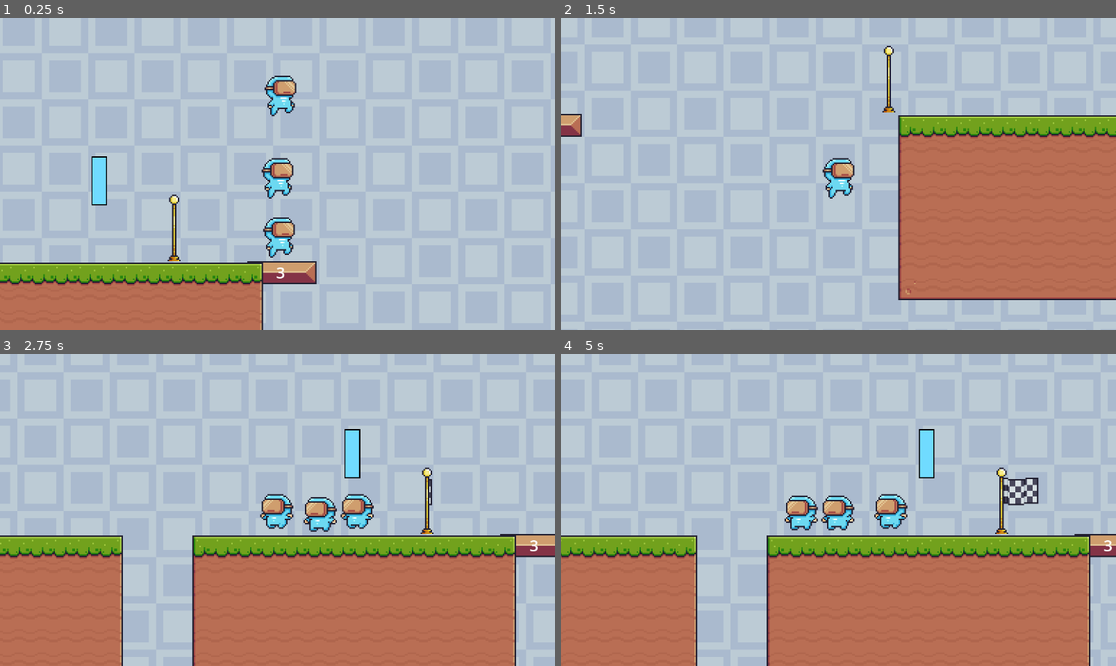
Above: before the commit, frames 1-4 (two rows, left to right).
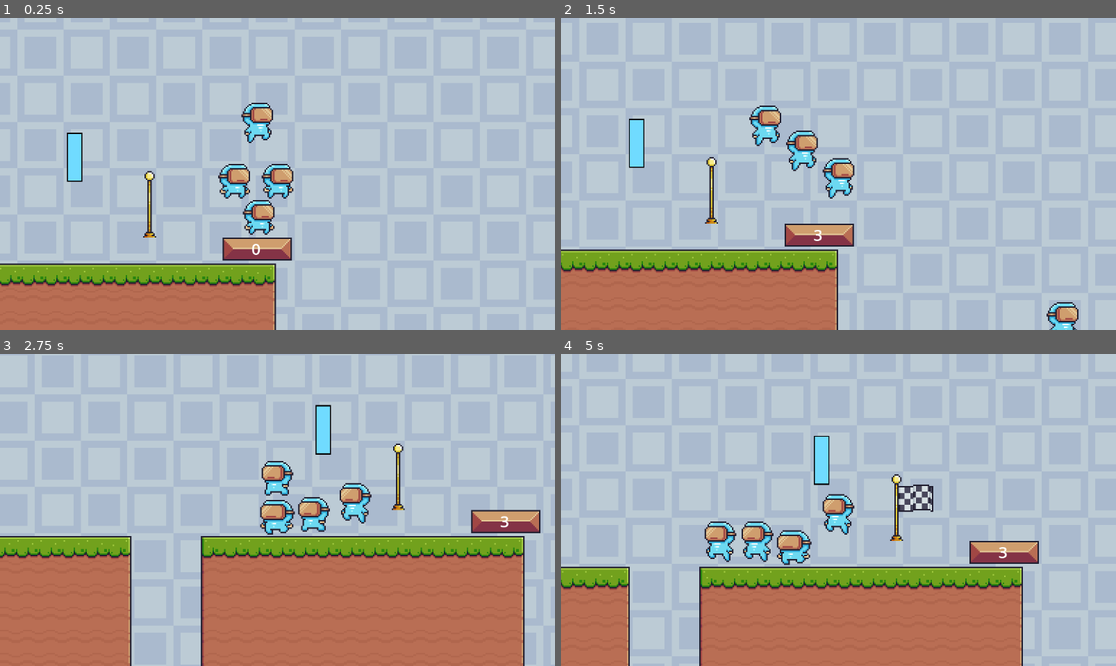
Above: after the commit, the same moments.

Repository: Zarlden/Syncronauts
Game: Godot game, scene res://Level/level_1.tscn
The game is run twice, just before and just after one commit, with the same random seed, the same clock (stepped at 60 frames per second) and the same inputs.
Inputs:
- Up to frame 1 (0.25 s): no input
- Up to frame 2 (1.5 s): hold D (Right) from 0.53 s (still down); tap Space (Jump) at 0.77 s
- Up to frame 3 (2.75 s): tap Space (Jump) at 1.52 s; release D (Right) at 2.03 s; hold A (Left) from 2.03 s (still down)
- Up to frame 4 (5 s): release A (Left) at 2.78 s; hold D (Right) 2.78-4.28 s; tap Space (Jump) at 3.02, 3.77, 4.52 s; hold A (Left) from 4.28 s (still down)

The runs differ from the first frame. In frame 1, 7.9% of the frame differs, in the area x 0-58%, y 18-100%; in frame 2, 40%, in the area x 0-100%, y 8-100%; in frame 3, 9.9%; in frame 4, 29%.

Commit message:
Finally got recursive weight checking working

Diff:
--- a/Level/level_1.tscn
+++ b/Level/level_1.tscn
@@ -459,7 +459,7 @@
 sources/0 = SubResource("TileSetAtlasSource_vhq63")
 
 [node name="Level_1" instance=ExtResource("1_tu8dm")]
-position = Vector2(-38, -2)
+position = Vector2(-64, -19)
 
 [node name="TextureRect" type="TextureRect" parent="." index="0"]
 offset_left = -595.0
@@ -470,7 +470,7 @@
 stretch_mode = 1
 
 [node name="Player" parent="." index="2"]
-position = Vector2(560, -76)
+position = Vector2(577, -50)
 
 [node name="Checkpoint" parent="." index="3" instance=ExtResource("7_o57h3")]
 position = Vector2(489, -3)
@@ -497,9 +497,12 @@
 layer_0/tile_data = PackedInt32Array(131067, 393216, 0, 131068, 458752, 0, 131069, 458752, 0, 131070, 458752, 0, 131071 …(8831 unchanged characters)…
 
 [node name="Player2" parent="." index="10" instance=ExtResource("9_j6sgj")]
-position = Vector2(561, -35)
+position = Vector2(564, -12)
 
 [node name="Player3" parent="." index="11" instance=ExtResource("9_j6sgj")]
-position = Vector2(562, -133)
+position = Vector2(547, -46)
+
+[node name="Player4" parent="." index="12" instance=ExtResource("9_j6sgj")]
+position = Vector2(563, -98)
 
 [editable path="Barrier"]
--- a/Player/PlayerAction.gd
+++ b/Player/PlayerAction.gd
@@ -10,6 +10,8 @@
 
 var player_on_top = false
 var should_check_weights = false
+
+var visited = false
 
 # Get the gravity from the project settings to be synced with RigidBody nodes.
 var gravity = ProjectSettings.get_setting("physics/2d/default_gravity")
@@ -79,6 +81,7 @@
 			return
 		else:
 			weight = new_weight
+	visited = false
 	#for body in $BottomPlayer.get_overlapping_bodies():
 	#	if body is Platform:
 	#		print("Update")
@@ -86,11 +89,15 @@
 
 # Check the above player by calling their update weight function
 func update_weight():
-	for body in $TopPlayer.get_overlapping_bodies():
-		if body is Player and body != self:
-			var top_weight = body.update_weight()
-			return top_weight + 1
-	return 1
+	visited = true
+	if $TopPlayer.has_overlapping_bodies():
+		var top_weight = 0
+		for body in $TopPlayer.get_overlapping_bodies():
+			if body is Player and body != self and not body.visited:
+				top_weight += body.update_weight()
+		return top_weight + 1
+	else:
+		return 1
 
 
 
--- a/Player/player.tscn
+++ b/Player/player.tscn
@@ -6,8 +6,11 @@
 [ext_resource type="Texture2D" uid="uid://bmlmlheg0qrll" path="res://Free/Main Characters/Virtual Guy/Run (32x32).png" id="4_vfwl2"]
 [ext_resource type="PackedScene" uid="uid://wmehyh7qo3ay" path="res://colour_node.tscn" id="5_bn6vg"]
 
-[sub_resource type="RectangleShape2D" id="RectangleShape2D_l34lw"]
-size = Vector2(22, 1.5)
+[sub_resource type="RectangleShape2D" id="RectangleShape2D_3fxoa"]
+size = Vector2(22, 3)
+
+[sub_resource type="RectangleShape2D" id="RectangleShape2D_flcmp"]
+size = Vector2(22, 4)
 
 [sub_resource type="AtlasTexture" id="AtlasTexture_4ve6l"]
 atlas = ExtResource("1_r5xou")
@@ -194,18 +197,19 @@
 [sub_resource type="RectangleShape2D" id="RectangleShape2D_7blhu"]
 size = Vector2(22, 24)
 
-[sub_resource type="RectangleShape2D" id="RectangleShape2D_flcmp"]
-size = Vector2(22, 3)
-
 [node name="Player" type="CharacterBody2D"]
 script = ExtResource("1_gfmy5")
 
+[node name="BottomSeperator" type="CollisionShape2D" parent="."]
+position = Vector2(0, 16.5)
+shape = SubResource("RectangleShape2D_3fxoa")
+
 [node name="BottomPlayer" type="Area2D" parent="."]
-position = Vector2(0, 16)
+position = Vector2(0, 16.25)
 
 [node name="CollisionShape2D" type="CollisionShape2D" parent="BottomPlayer"]
-position = Vector2(0, 1)
-shape = SubResource("RectangleShape2D_l34lw")
+position = Vector2(0, 0.75)
+shape = SubResource("RectangleShape2D_flcmp")
 
 [node name="AnimatedSprite2D" type="AnimatedSprite2D" parent="."]
 position = Vector2(0, 1)
@@ -228,9 +232,5 @@
 position = Vector2(0, -7)
 shape = SubResource("RectangleShape2D_flcmp")
 
-[node name="CollisionShape2D2" type="CollisionShape2D" parent="."]
-position = Vector2(0, 16)
-shape = SubResource("RectangleShape2D_flcmp")
-
 [connection signal="body_entered" from="BottomPlayer" to="." method="_on_bottom_player_body_entered"]
 [connection signal="body_exited" from="BottomPlayer" to="." method="_on_bottom_player_body_exited"]
Not shown: 2 places in platform/platform.tscn that only renumber resources
